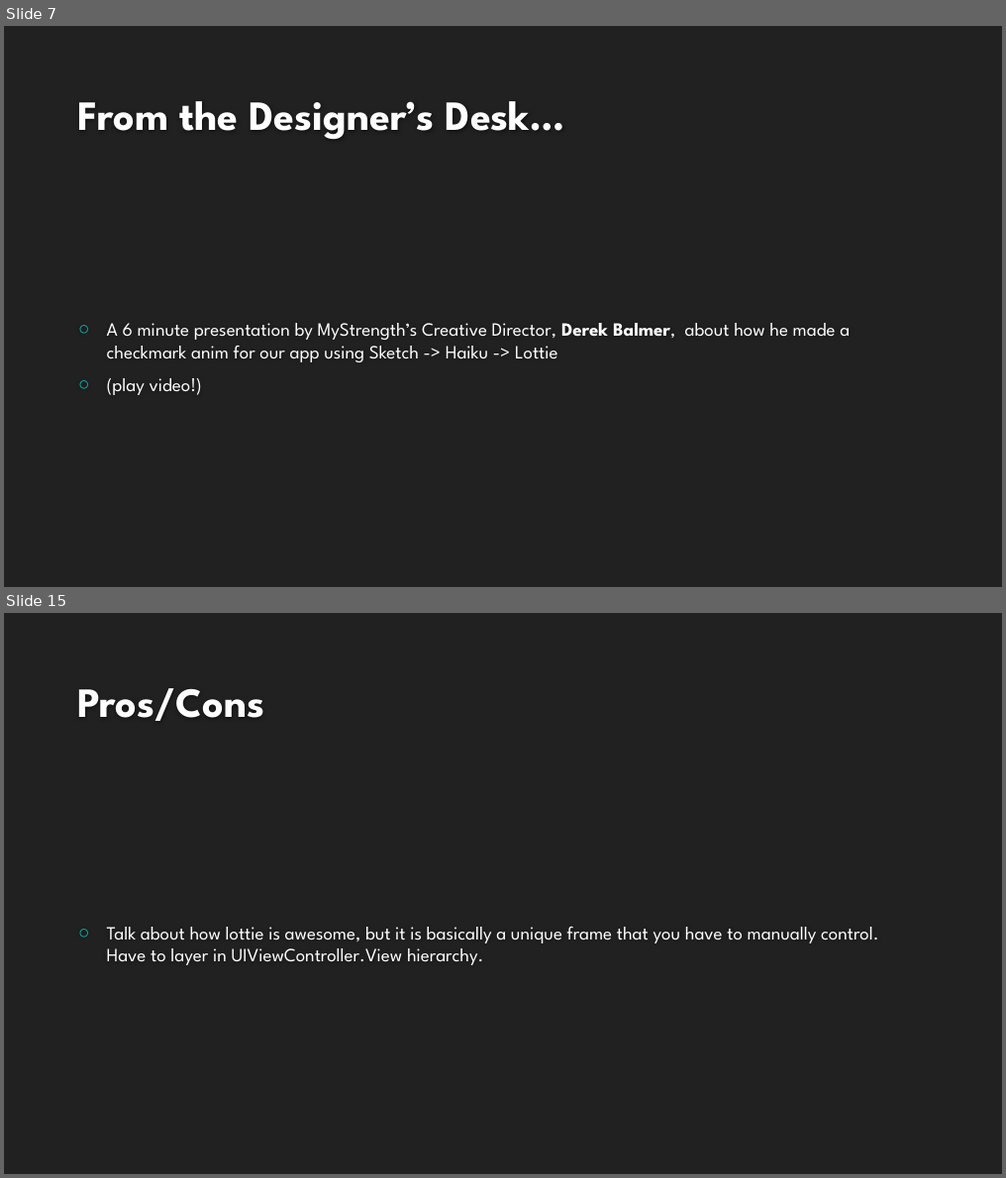
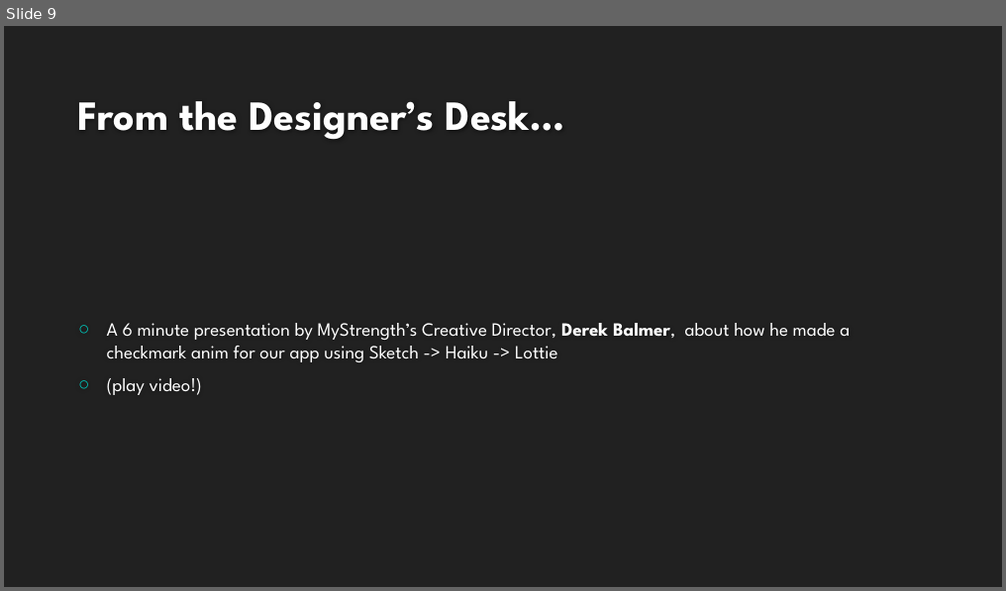
Before and after one commit to saamerm/Xamarin-Native-Forms-Swift-Lottie, a slide deck: Presentation.pptx. Shown one above the other, each under a label of ours: slides 7 and 15 before the commit, slide 9 after it; the slides between them are not shown. The pictures are 1006x1178 and 1006x591 pixels, drawn with LibreOffice and Linux fonts; fonts in the diff are those of the drawing; background and template pictures are left out. Boxes give left, top, right and bottom in pixels: in the first picture for what was removed or moved away, otherwise in the second. Text is boxed around its words. In the diff, an @@ line names an element or a change of style, - is before the commit and + after.

```diff
--- a/Presentation.pptx
+++ b/Presentation.pptx
@@ slide 15 removed at box(4, 613, 1002, 1174), background #212121 @@
@@ title removed at box(78, 688, 265, 721) @@
-Pros/Cons
@@ text removed at box(107, 927, 879, 965) @@
-○ Talk about how lottie is awesome, but it is basically a unique frame that you have to manually control. Have to layer in UIViewController.View hierarchy.
@@ what was slide 7 is now slide 9 @@
```
Also in this commit, not shown: 4 slides changed, 3 slides added, 4 other slides removed.
